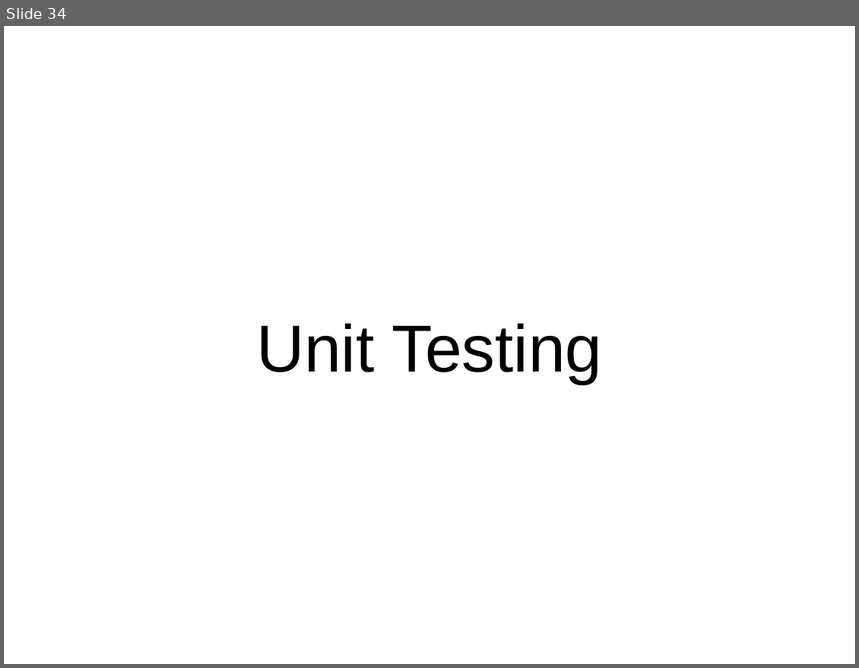
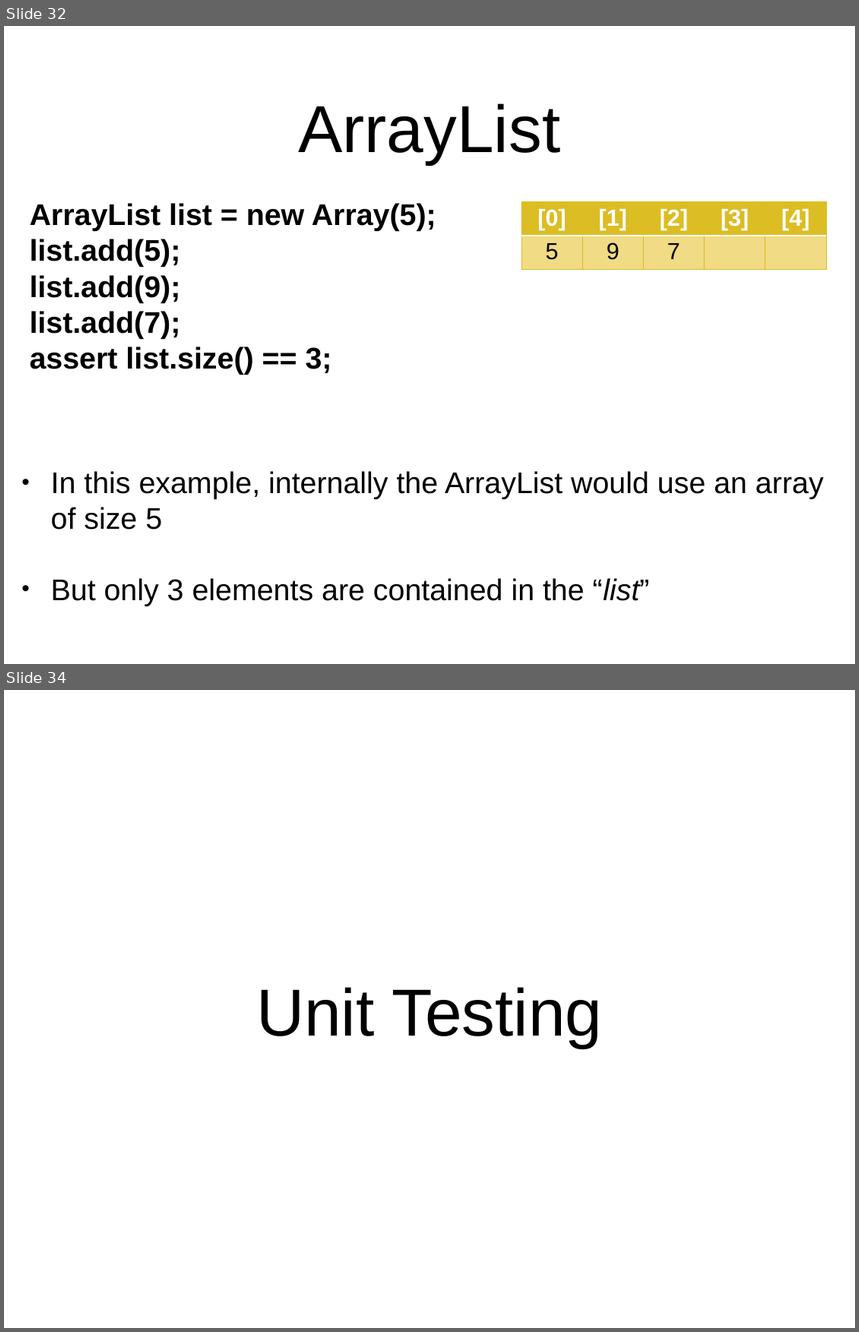
Before and after one commit to arcuri82/algorithms, a slide deck: docs/slides/01/01_intro.pptx. Shown one above the other, each under a label of ours: slide 34 before the commit, slides 32 and 34 after it; the slides between them are not shown. The pictures are 859x668 and 859x1332 pixels, drawn with LibreOffice and Linux fonts; fonts in the diff are those of the drawing. Boxes give left, top, right and bottom in pixels: in the first picture for what was removed or moved away, otherwise in the second. Text is boxed around its words. In the diff, an @@ line names an element or a change of style, - is before the commit and + after.

```diff
--- a/docs/slides/01/01_intro.pptx
+++ b/docs/slides/01/01_intro.pptx
@@ slide 32 added at bbox=[4, 26, 855, 664], background #FFFFFF @@
@@ title added at bbox=[298, 104, 560, 164], 80 pt, text #000000 @@
+ArrayList
@@ text added at bbox=[30, 203, 436, 375], 36 pt, text #000000, bold @@
+ArrayList list = new Array(5);
+list.add(5);
+list.add(9);
+list.add(7);
+assert list.size() == 3;
@@ table added at bbox=[522, 202, 827, 270], 2 rows, 5 columns @@
+[0] | [1] | [2] | [3] | [4]
+5 | 9 | 7 |  | 
@@ text added at bbox=[51, 471, 824, 607], 36 pt, text #000000 @@
+• In this example, internally the ArrayList would use an array of size 5
+• But only 3 elements are contained in the “list”
```
Also in this commit, not shown: 4 slides changed, 1 other slide added, 2 slides removed, 1 other file.
